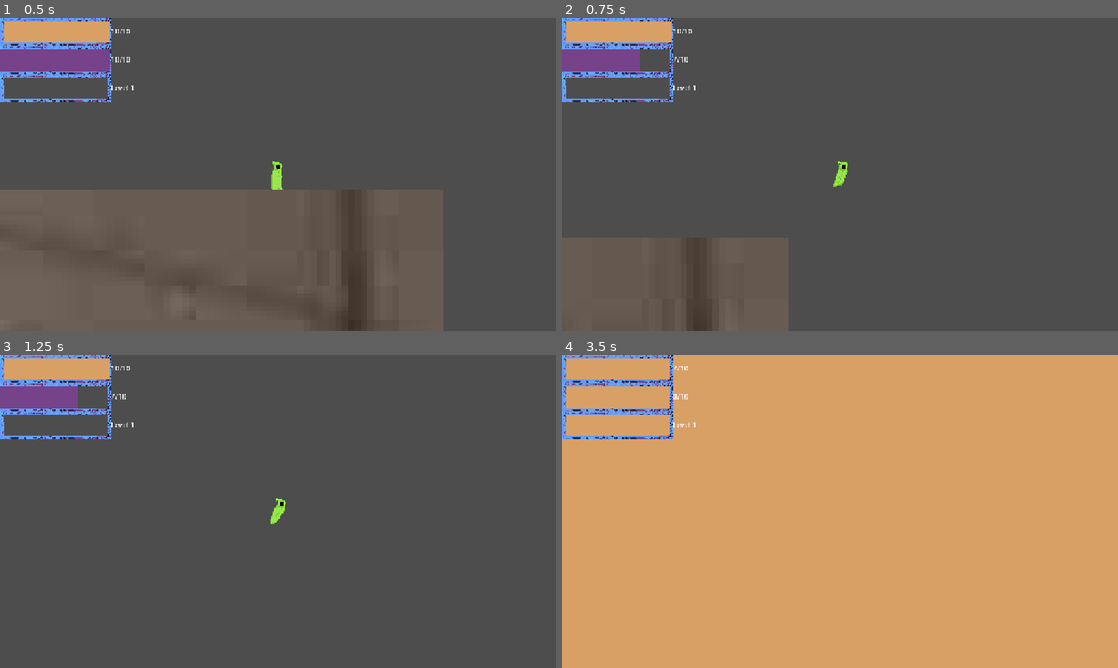
Above: before the commit, frames 1-4 (two rows, left to right).
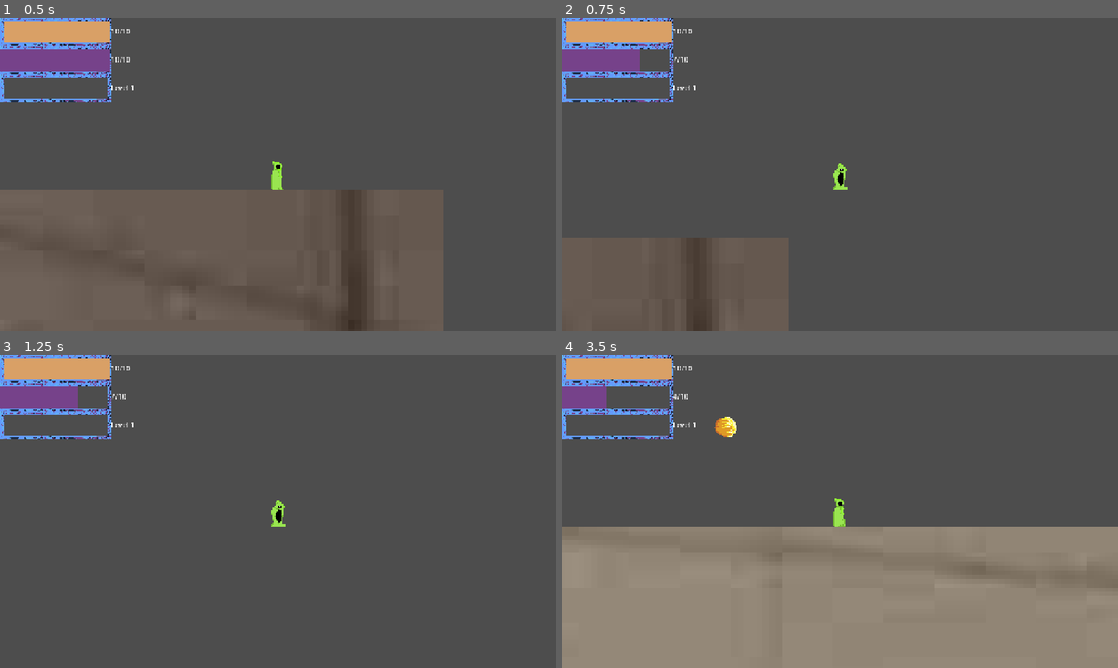
Above: after the commit, the same moments.

Repository: BigGaetan/Doom-rogue-like
Game: Godot game, scene res://scenes/level.tscn
The game is run twice, just before and just after one commit, with the same random seed, the same clock (stepped at 60 frames per second) and the same inputs.
Inputs:
- Up to frame 1 (0.5 s): no input
- Up to frame 2 (0.75 s): tap Enter (ui_accept) at 0.5 s; hold Right (ui_right) from 0.53 s (still down); tap E (cast_spell) at 0.6 s
- Up to frame 3 (1.25 s): keep holding Right (ui_right); tap Enter (ui_accept) at 0.77 s
- Up to frame 4 (3.5 s): tap E (cast_spell) at 1.35, 2.1, 2.85 s; tap Enter (ui_accept) at 1.52, 3.02 s; release Right (ui_right) at 2.03 s; hold Left (ui_left) 2.03-2.78 s; hold Right (ui_right) from 2.78 s (still down)

Frame 1 is identical in both runs. In frame 2, 0.2% of the frame differs, in the area x 48-52%, y 45-55%; in frame 3, 0.1%; in frame 4, 97%, in the area x 0-100%, y 0-100%.

Commit message:
modifie fireball

Diff:
--- a/scenes/fireball.tscn
+++ b/scenes/fireball.tscn
@@ -1,13 +1,38 @@
 [gd_scene format=3 uid="uid://dq38tk8rdt2l3"]
 
 [ext_resource type="Script" uid="uid://cm1m0om2jbhlq" path="res://scripts/fireball.gd" id="1_3s14c"]
-[ext_resource type="Texture2D" uid="uid://c05f67p2x2qaq" path="res://sprite/mage/default/sprite/ui/barre mana/pv-barre2.png" id="2_1gl40"]
+[ext_resource type="Texture2D" uid="uid://ofq5yhtfy4a5" path="res://sprite/mage/default/sprite/projectile/fire-ball.png" id="2_1gl40"]
+
+[sub_resource type="AtlasTexture" id="AtlasTexture_cb14k"]
+atlas = ExtResource("2_1gl40")
+region = Rect2(0, 0, 32, 32)
+
+[sub_resource type="AtlasTexture" id="AtlasTexture_7kba2"]
+atlas = ExtResource("2_1gl40")
+region = Rect2(0, 32, 32, 32)
+
+[sub_resource type="AtlasTexture" id="AtlasTexture_43lgj"]
+atlas = ExtResource("2_1gl40")
+region = Rect2(0, 64, 32, 32)
+
+[sub_resource type="AtlasTexture" id="AtlasTexture_vqoxj"]
+atlas = ExtResource("2_1gl40")
+region = Rect2(0, 96, 32, 32)
 
 [sub_resource type="SpriteFrames" id="SpriteFrames_cb14k"]
 animations = [{
 "frames": [{
 "duration": 1.0,
-"texture": ExtResource("2_1gl40")
+"texture": SubResource("AtlasTexture_cb14k")
+}, {
+"duration": 1.0,
+"texture": SubResource("AtlasTexture_7kba2")
+}, {
+"duration": 1.0,
+"texture": SubResource("AtlasTexture_43lgj")
+}, {
+"duration": 1.0,
+"texture": SubResource("AtlasTexture_vqoxj")
 }],
 "loop": true,
 "name": &"default",
@@ -15,11 +40,14 @@
 }]
 
 [sub_resource type="CircleShape2D" id="CircleShape2D_1gl40"]
+radius = 1.0
 
 [node name="Fireball" type="CharacterBody2D" unique_id=1227648738]
 script = ExtResource("1_3s14c")
 
 [node name="AnimatedSprite2D" type="AnimatedSprite2D" parent="." unique_id=791180815]
+position = Vector2(7.450581e-09, 2.2351742e-08)
+scale = Vector2(0.0625, 0.0625)
 sprite_frames = SubResource("SpriteFrames_cb14k")
 
 [node name="CollisionShape2D" type="CollisionShape2D" parent="." unique_id=1081044797]
--- a/scenes/player.tscn
+++ b/scenes/player.tscn
@@ -2,9 +2,34 @@
 
 [ext_resource type="Script" uid="uid://dmsd580gk55kv" path="res://scripts/player.gd" id="1_g2els"]
 [ext_resource type="Texture2D" uid="uid://dwfmjoi04ku2g" path="res://sprite/mage/default/sprite/character/walk/Mage-Sprite-walk.png" id="2_qhqgy"]
+[ext_resource type="Texture2D" uid="uid://bqrnicvxfeprl" path="res://sprite/mage/default/sprite/character/attack/Mage-Sprite-falling.png" id="2_qlg0r"]
 [ext_resource type="Texture2D" uid="uid://bn0r3ndmwk3at" path="res://sprite/mage/default/sprite/character/jump/Mage-Sprite-jump.png" id="3_dqkch"]
 [ext_resource type="Texture2D" uid="uid://bpt4y81lea8ke" path="res://sprite/mage/default/sprite/character/falling/Mage-Sprite-falling.png" id="3_qlg0r"]
 
+[sub_resource type="AtlasTexture" id="AtlasTexture_l71n6"]
+atlas = ExtResource("2_qlg0r")
+region = Rect2(0, 0, 36, 64)
+
+[sub_resource type="AtlasTexture" id="AtlasTexture_ke2ow"]
+atlas = ExtResource("2_qlg0r")
+region = Rect2(0, 64, 36, 64)
+
+[sub_resource type="AtlasTexture" id="AtlasTexture_ujl30"]
+atlas = ExtResource("2_qlg0r")
+region = Rect2(0, 128, 36, 64)
+
+[sub_resource type="AtlasTexture" id="AtlasTexture_pf23h"]
+atlas = ExtResource("2_qlg0r")
+region = Rect2(0, 256, 36, 64)
+
+[sub_resource type="AtlasTexture" id="AtlasTexture_31cv2"]
+atlas = ExtResource("2_qlg0r")
+region = Rect2(0, 192, 36, 64)
+
+[sub_resource type="AtlasTexture" id="AtlasTexture_dt7fs"]
+atlas = ExtResource("2_qlg0r")
+region = Rect2(0, 320, 36, 64)
+
 [sub_resource type="AtlasTexture" id="AtlasTexture_qlg0r"]
 atlas = ExtResource("2_qhqgy")
 region = Rect2(0, 0, 36, 64)
@@ -83,10 +108,28 @@
 
 [sub_resource type="SpriteFrames" id="SpriteFrames_60mlk"]
 animations = [{
-"frames": [],
+"frames": [{
+"duration": 1.0,
+"texture": SubResource("AtlasTexture_l71n6")
+}, {
+"duration": 1.0,
+"texture": SubResource("AtlasTexture_ke2ow")
+}, {
+"duration": 1.0,
+"texture": SubResource("AtlasTexture_ujl30")
+}, {
+"duration": 1.0,
+"texture": SubResource("AtlasTexture_pf23h")
+}, {
+"duration": 1.0,
+"texture": SubResource("AtlasTexture_31cv2")
+}, {
+"duration": 1.0,
+"texture": SubResource("AtlasTexture_dt7fs")
+}],
 "loop": true,
 "name": &"cast",
-"speed": 5.0
+"speed": 12.0
 }, {
 "frames": [{
 "duration": 1.0,
@@ -178,6 +221,7 @@
 scale = Vector2(0.041116804, 0.043243542)
 sprite_frames = SubResource("SpriteFrames_60mlk")
 animation = &"cast"
+frame_progress = 0.55483747
 
 [node name="CollisionShape2D" type="CollisionShape2D" parent="." unique_id=2073408532]
 position = Vector2(-0.1, 0.1)
--- a/scripts/fireball.gd
+++ b/scripts/fireball.gd
@@ -1,7 +1,7 @@
 extends CharacterBody2D
 
 
-var speed = 300.0
+var speed = 50.0
 var direction = 1
 
 
--- a/scripts/player.gd
+++ b/scripts/player.gd
@@ -22,7 +22,7 @@
 
 # spell
 var is_casting = false
-var cast_time = 0.5
+var cast_time = 1
 var cast_timer = 0.0
 
 
@@ -62,24 +62,31 @@
 
 	if is_casting:
 		cast_timer -= delta
+
+
 		velocity.x = 0  # enlever cette ligne pour ne pas bloquer le déplacement pendant de cast
 
 		if cast_timer <= 0:
 			finish_cast()
 
-
+func play_anim(name):
+	if anim.animation != name:
+		anim.play(name)
 
 func updated_animation():
+	if is_casting:
+		play_anim("cast")
+		return
 	if not is_on_floor():
 		if velocity.y < 0:
-			anim.play("jump")
+			play_anim("jump")
 		else:
-			anim.play("fall")
+			play_anim("fall")
 	else:
 		if abs(velocity.x) > 10:
-			anim.play("walk")
+			play_anim("walk")
 		else:
-			anim.play("default")
+			play_anim("default")
 
 func add_xp(amount):
 	xp += amount
@@ -121,7 +128,6 @@
 	is_casting = true
 	reduce_mana(3)
 	cast_timer = cast_time
-	#play_anim("cast") besoin de rajouter l'animation de cast
 
 func finish_cast():
 	is_casting = false
@@ -130,7 +136,7 @@
 func shoot_fireball():
 	var fireball = fireball_scene.instantiate()
 
-	fireball.global_position = global_position + Vector2(20 * (-1 if anim.flip_h else 1), 0)
+	fireball.global_position = global_position + Vector2(2 * (-1 if anim.flip_h else 1), 0)
 
 	fireball.direction = -1 if anim.flip_h else 1
 
Not shown, added: sprite/mage/default/sprite/character/attack/Mage-Sprite-falling.png.import
Not shown, added: sprite/mage/default/sprite/projectile/fire-ball.png.import
